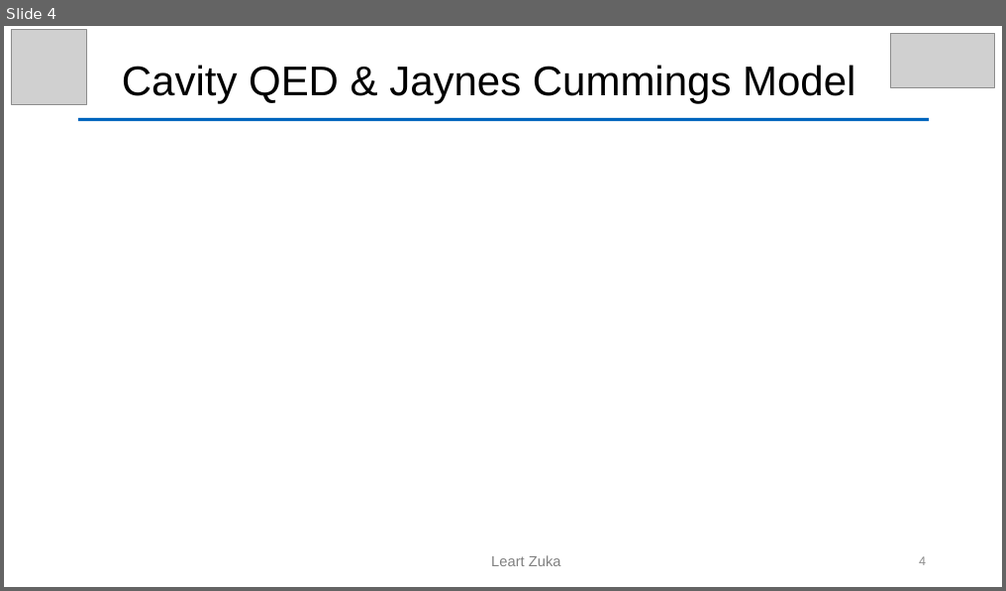
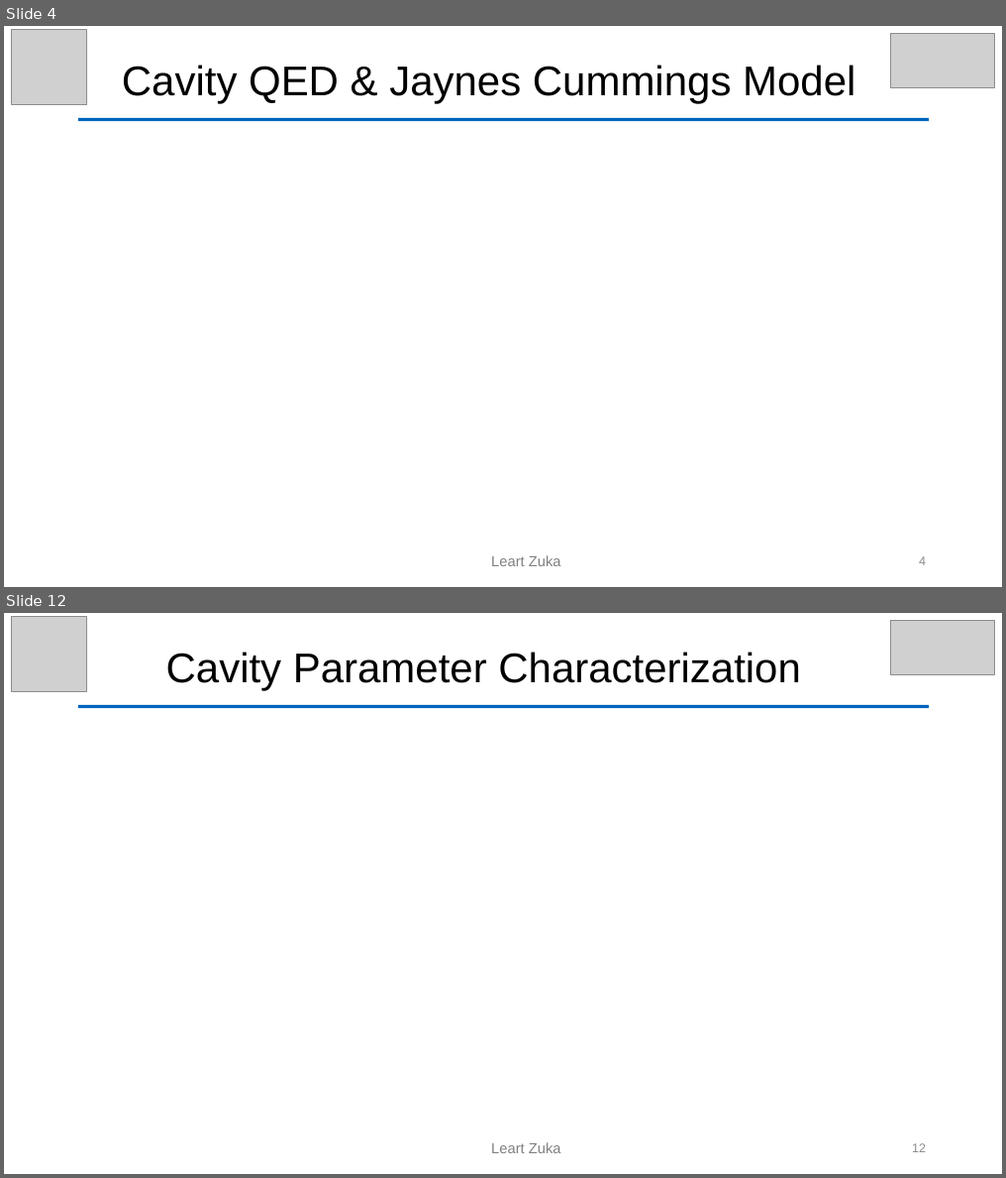
Before and after one commit to leart-zuka/Master_Thesis, a slide deck: presentations/Defense.odp. Shown one above the other, each under a label of ours: slide 4 before the commit, slides 4 and 12 after it; the slides between them are not shown. The pictures are 1006x591 and 1006x1178 pixels, drawn with LibreOffice and Linux fonts; fonts in the diff are those of the drawing; grey boxes stand for pictures. Boxes give left, top, right and bottom in pixels: in the first picture for what was removed or moved away, otherwise in the second. Text is boxed around its words. In the diff, an @@ line names an element or a change of style, - is before the commit and + after.

```diff
--- a/presentations/Defense.odp
+++ b/presentations/Defense.odp
@@ slide 12 added at [4,613,1002,1174], background #FFFFFF @@
@@ picture added at [11,617,86,692] @@
@@ picture added at [890,621,994,674] @@
@@ text added at [166,652,801,691], 40 pt, text #000000 @@
+Cavity Parameter Characterization
@@ rectangle added at [78,705,930,708], fill #0065BD @@
@@ text added at [491,1143,561,1154], 14 pt, text #808080 @@
+Leart Zuka
@@ page number added at [912,1144,926,1153], 12 pt, text #8C8C8C @@
+12
```
Also in this commit, not shown: 1 slide changed, 13 other slides added.
